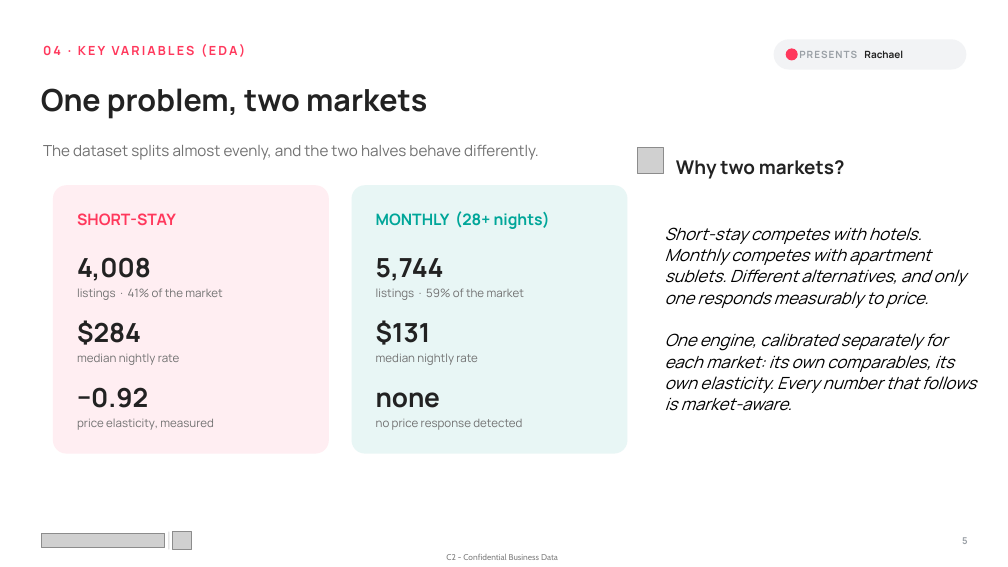
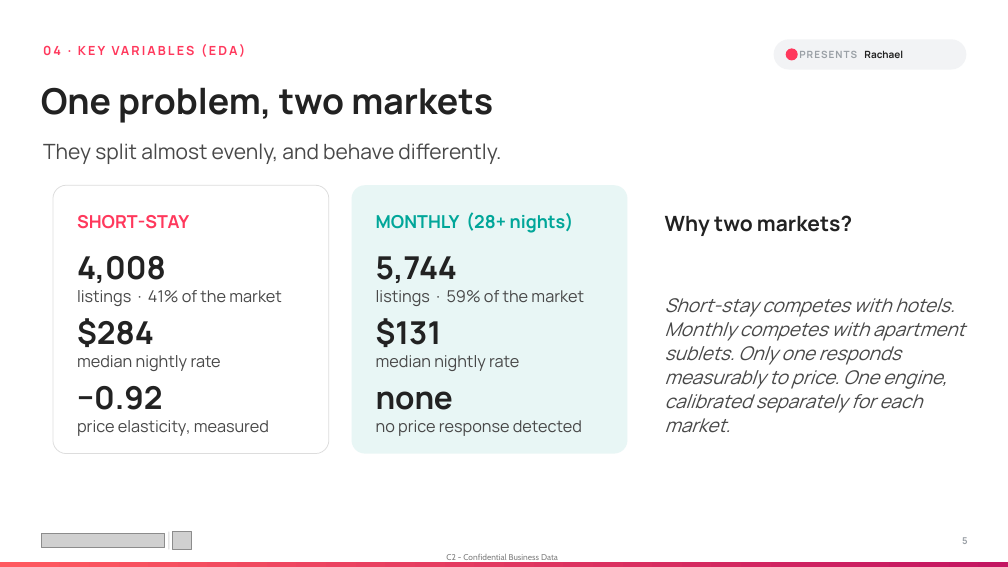
Before and after one commit to mkdn007/Cornell-Airbnb-Capstone, a slide deck: slide 5 of Airbnb Pricing Deck.pptx. Drawn at 1008x567 pixels with LibreOffice and Linux fonts; fonts in the diff are those of the drawing; grey boxes stand for pictures. Boxes give left, top, right and bottom in pixels: in the first picture for what was removed or moved away, otherwise in the second. Text is boxed around its words. In the diff, an @@ line names an element or a change of style, - is before the commit and + after.

```diff
--- a/Airbnb Pricing Deck.pptx
+++ b/Airbnb Pricing Deck.pptx
@@ text "One problem, two markets" at (41,87,493,123): size 29 to 34 pt @@
@@ text at (43,143,501,164): text changed; size 14.5 to 20 pt; text colour #717171 to #484848 @@
-The dataset splits almost evenly, and the two halves behave differently.
+They split almost evenly, and behave differently.
@@ picture removed at (638,147,664,173) @@
@@ rounded rectangle at (53,185,329,454): fill #FFEEF2 to #FFFFFF; outline none to #DDDDDD 0.75 pt @@
@@ text "Why two markets?": place and size @@
-text "Why two markets?" at (676,160,845,179)
+text "Why two markets?" at (665,215,852,236)
@@ text "Why two markets?" at (665,215,852,236): size 18 to 20 pt @@
@@ text "SHORT-STAY" at (77,215,189,229): size 15 to 17 pt @@
@@ text "MONTHLY (28+ nights)" at (376,212,574,233): size 15 to 17 pt @@
@@ text at (665,298,965,433): text changed; size 16 to 18 pt; text colour #000000 to #484848 @@
-Short-stay competes with hotels. Monthly competes with apartment sublets. Different alternatives, and only one responds measurably to price.
-One engine, calibrated separately for each market: its own comparables, its own elasticity. Every number that follows is market-aware.
+Short-stay competes with hotels. Monthly competes with apartment sublets. Only one responds measurably to price. One engine, calibrated separately for each market.
@@ size 25 to 30 pt in 6 elements at (77,256,166,283), (77,318,154,347), (77,386,163,410), (376,256,457,283), (376,318,442,347), (376,391,453,410) @@
@@ size 11 to 15.5 pt, text colour #717171 to #484848 in 6 elements at (77,290,282,306), (77,355,221,371), (376,290,584,306), (376,355,519,371), (376,420,582,436), (77,420,269,436) @@
@@ rectangle added at (0,562,1008,567), fill gradient #FF595F to #C31561 @@
```
Also in this commit, not shown: 19 other slides changed, 2 slides added.
